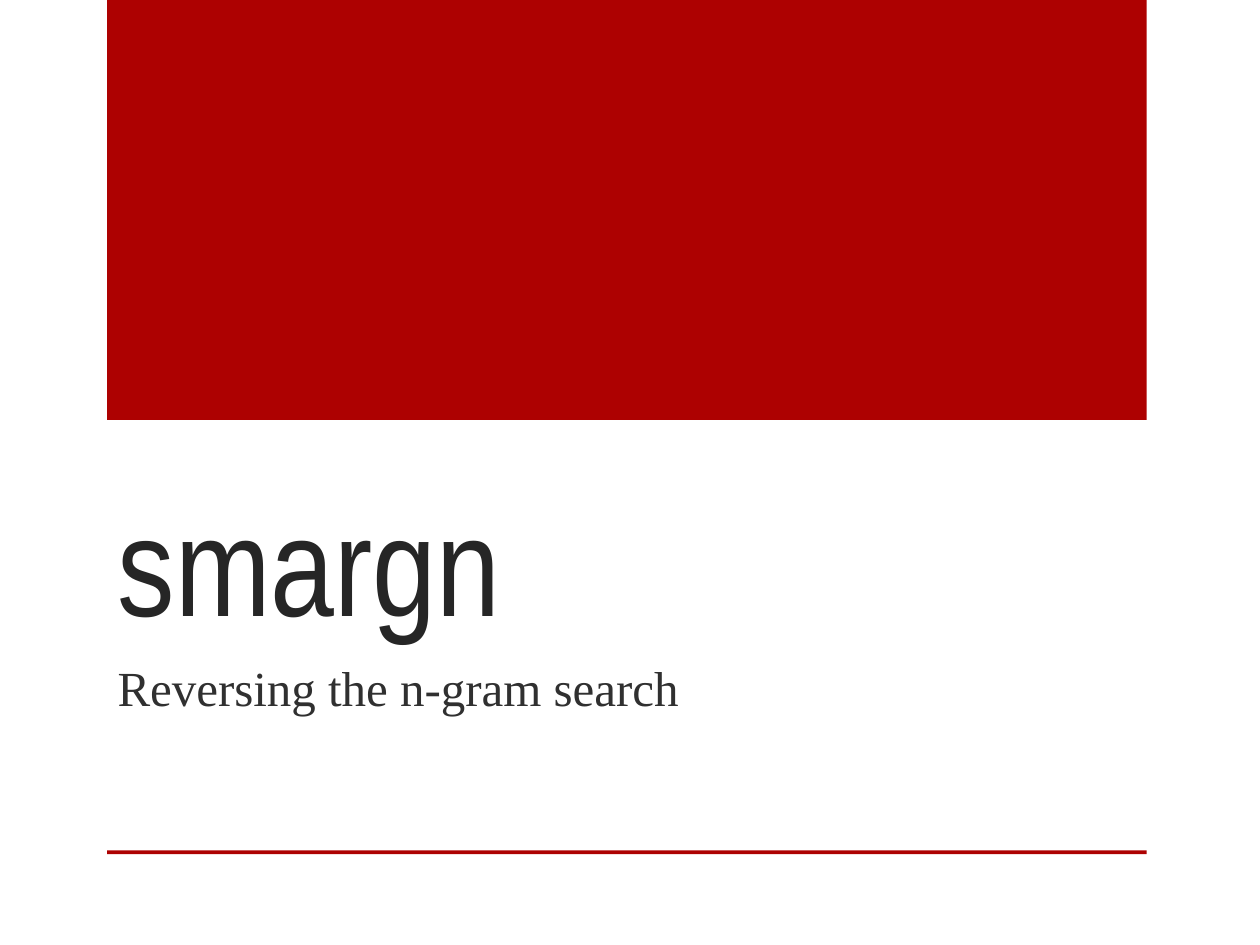
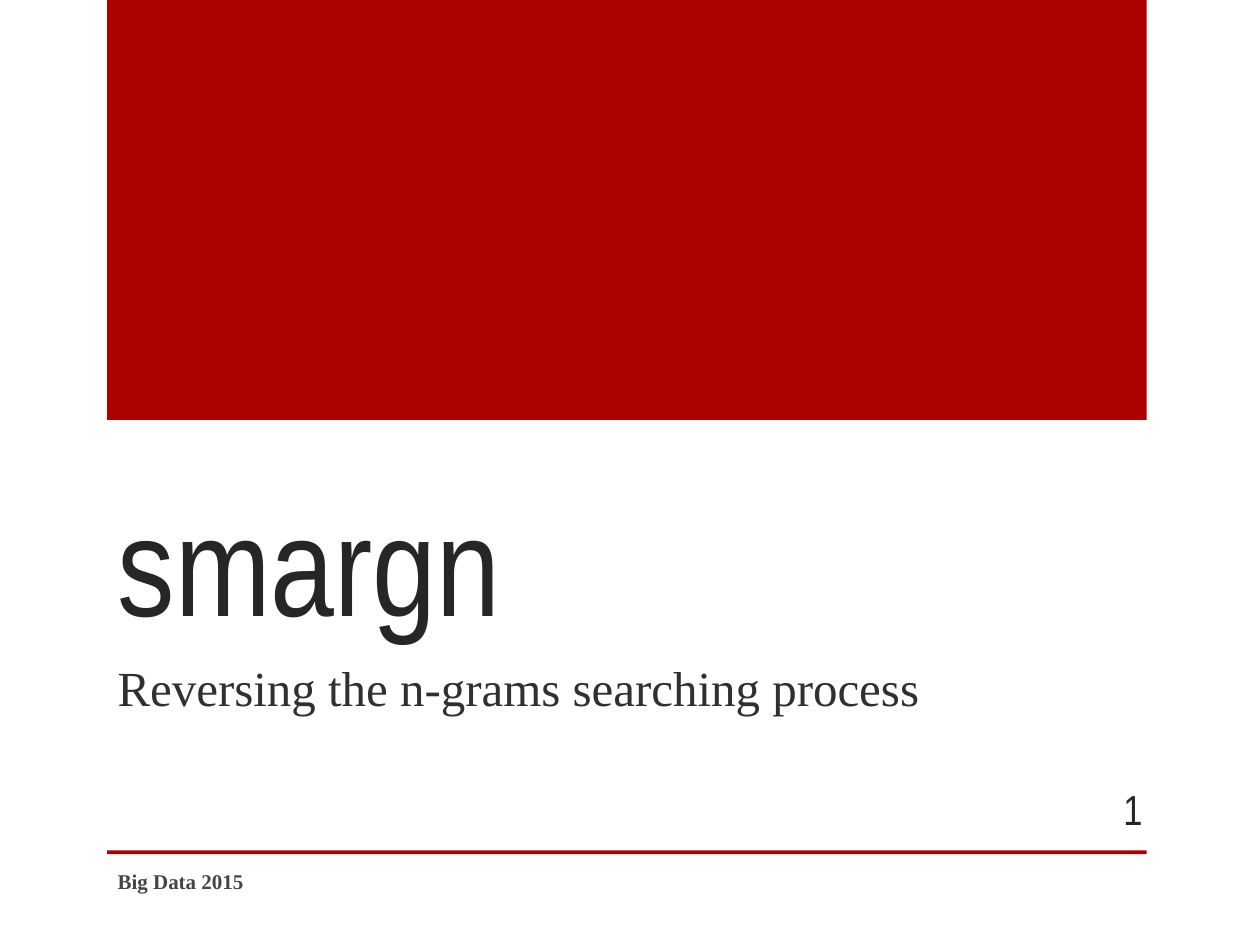
Before and after one commit to SidneyBovet/smargn, a slide deck: slide 1 of presentation/smargn-presentation.pptx. Drawn at 1260x945 pixels with LibreOffice and Linux fonts; fonts in the diff are those of the drawing; background and template pictures are left out. Boxes give left, top, right and bottom in pixels: in the first picture for what was removed or moved away, otherwise in the second. Text is boxed around its words. In the diff, an @@ line names an element or a change of style, - is before the commit and + after.

```diff
--- a/presentation/smargn-presentation.pptx
+++ b/presentation/smargn-presentation.pptx
@@ subtitle at <box>118,672,919,716</box>: text changed @@
-Reversing the n-gram search
+Reversing the n-grams searching process
@@ page number added at <box>1123,796,1142,825</box>, 24 pt, text #262626 @@
+1
@@ text added at <box>118,874,243,893</box>, 12 pt, text #454545, bold @@
+Big Data 2015
```
Also in this commit, not shown: 3 other slides changed, 11 slides added, 2 slides removed, 9 other files.
